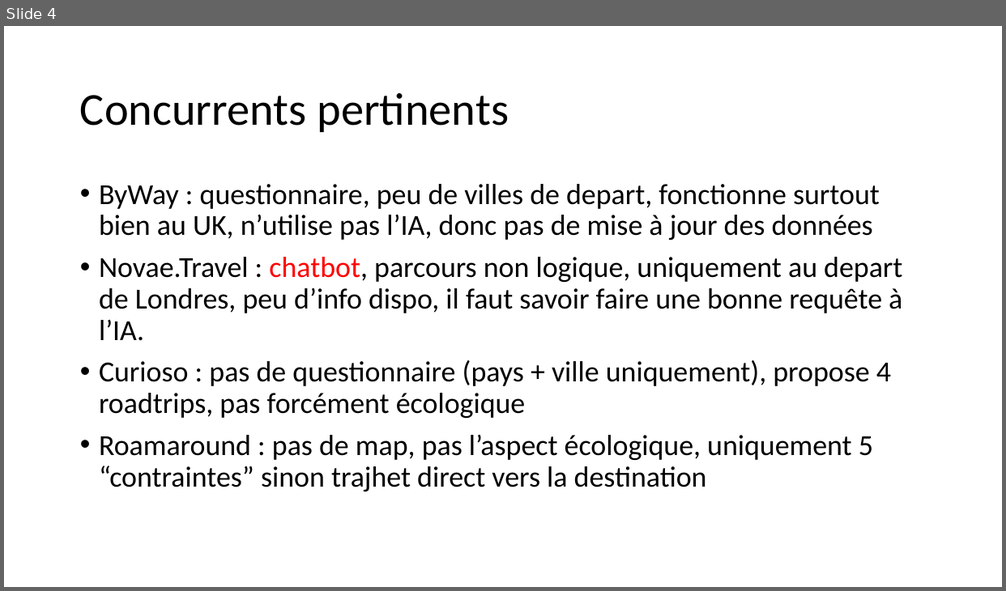
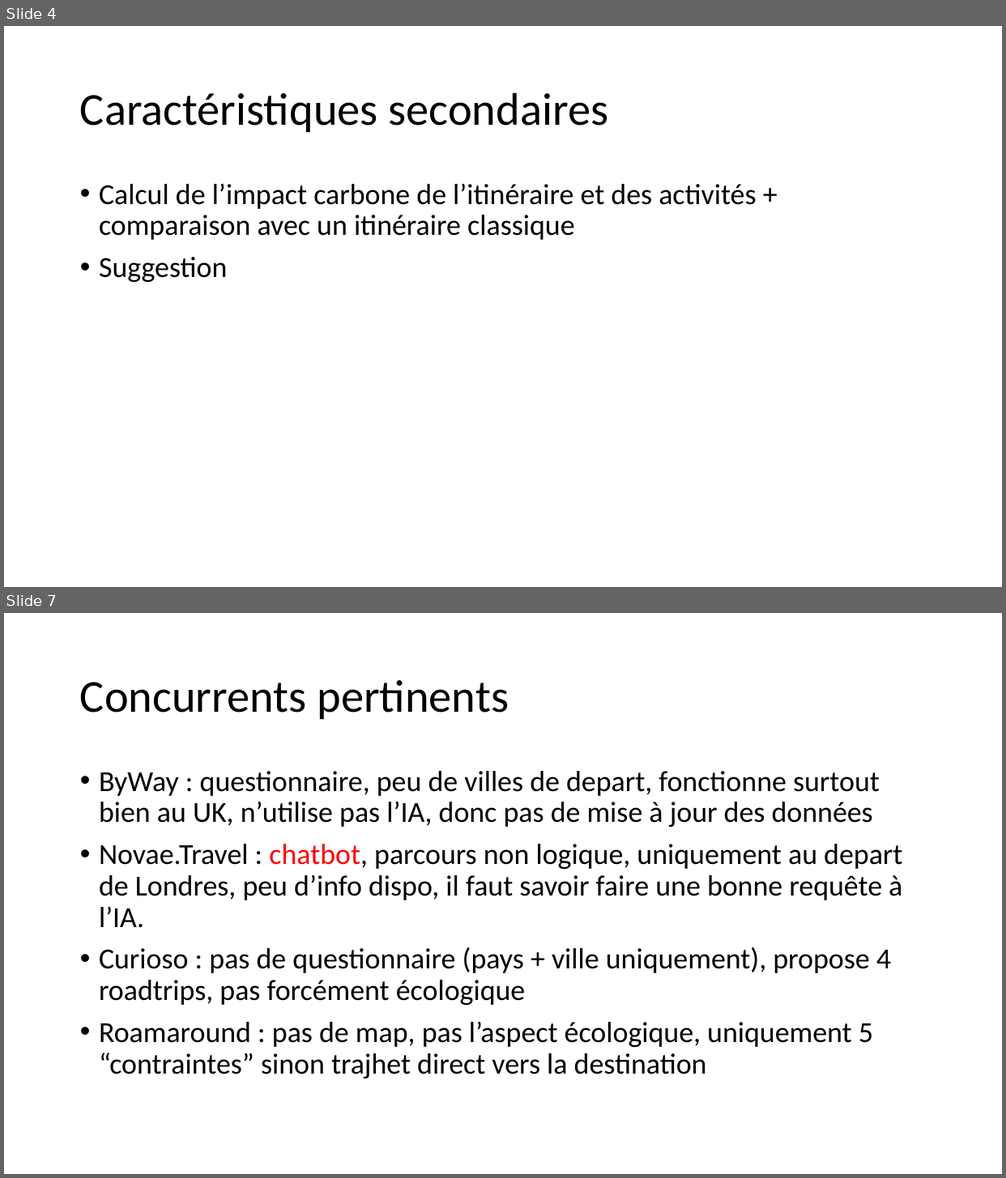
Before and after one commit to Quentin-Piot/eco-planner, a slide deck: Gestion de projet/Analyse Eco-Planner.pptx. Shown one above the other, each under a label of ours: slide 4 before the commit, slides 4 and 7 after it; the slides between them are not shown. The pictures are 1006x591 and 1006x1178 pixels, drawn with LibreOffice and Linux fonts; fonts in the diff are those of the drawing. Boxes give left, top, right and bottom in pixels: in the first picture for what was removed or moved away, otherwise in the second. Text is boxed around its words. In the diff, an @@ line names an element or a change of style, - is before the commit and + after.

```diff
--- a/Gestion de projet/Analyse Eco-Planner.pptx
+++ b/Gestion de projet/Analyse Eco-Planner.pptx
@@ slide 4 added at bbox=[4, 26, 1002, 587], background #FFFFFF @@
@@ title added at bbox=[80, 92, 609, 132], 44 pt, text #000000 @@
+Caractéristiques secondaires
@@ text added at bbox=[99, 183, 756, 282], 28 pt, text #000000 @@
+• Calcul de l’impact carbone de l’itinéraire et des activités + comparaison avec un itinéraire classique
+• Suggestion
@@ what was slide 4 is now slide 7 @@
```
Also in this commit, not shown: 3 slides changed, 4 other slides added, 2 slides removed, 28 other files.
